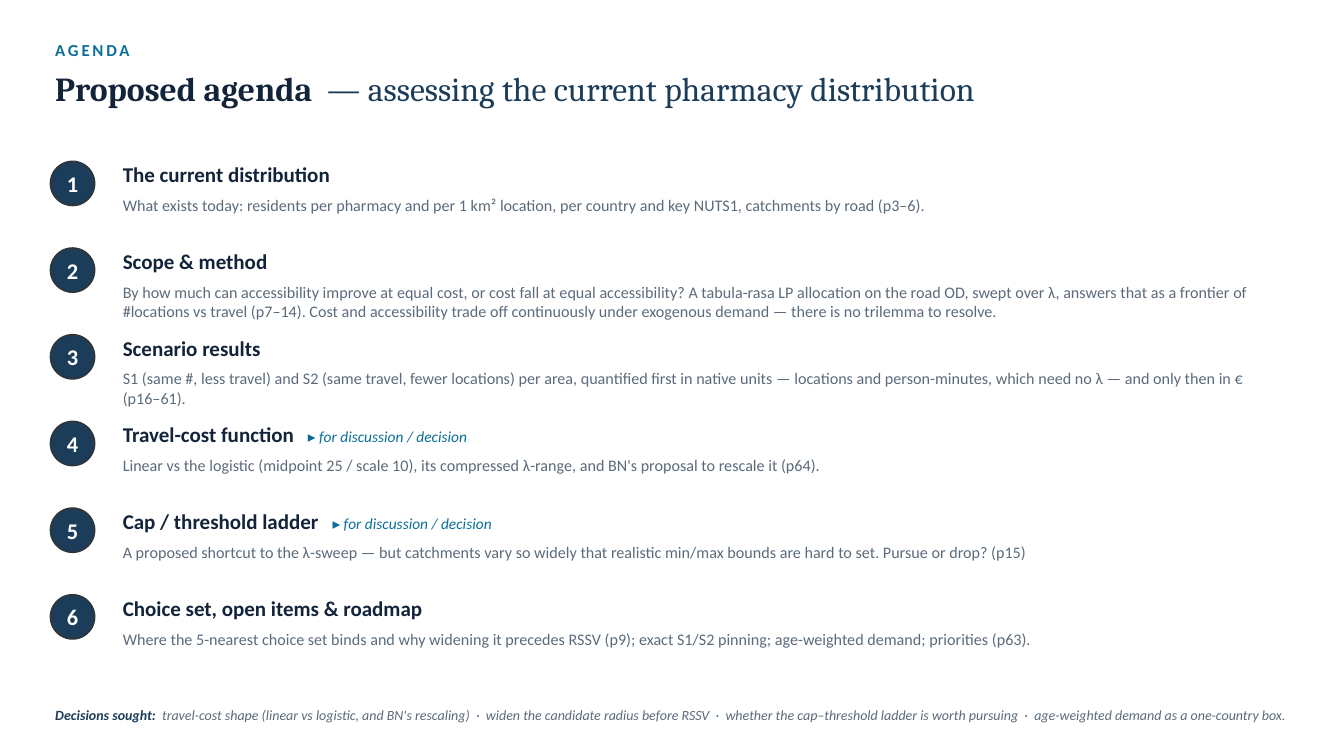
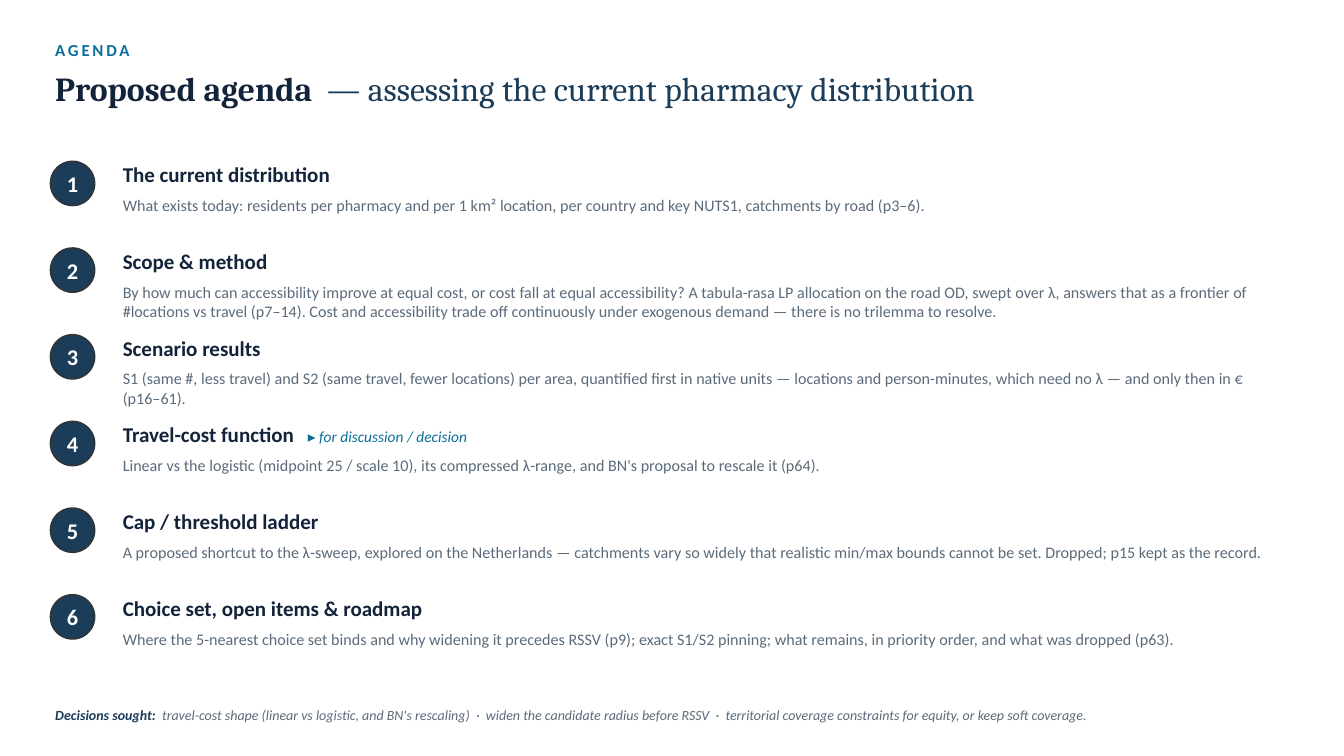
Before and after one commit to ObjectVision/NetworkModel_EU, a slide deck: slide 2 of doc/lambda_sweep5.pptx. Drawn at 1344x756 pixels with LibreOffice and Linux fonts; fonts in the diff are those of the drawing. Boxes give left, top, right and bottom in pixels: in the first picture for what was removed or moved away, otherwise in the second. Text is boxed around its words. In the diff, an @@ line names an element or a change of style, - is before the commit and + after.

```diff
--- a/doc/lambda_sweep5.pptx
+++ b/doc/lambda_sweep5.pptx
@@ text at [123, 514, 318, 533]: text changed; size 11 to 15 pt; text colour #0B6E99 to #12233A; bold on; italic off @@
-Cap / threshold ladder ▸ for discussion / decision
+Cap / threshold ladder
@@ text at [123, 547, 1261, 561]: text changed @@
-A proposed shortcut to the λ-sweep — but catchments vary so widely that realistic min/max bounds are hard to set. Pursue or drop? (p15)
+A proposed shortcut to the λ-sweep, explored on the Netherlands — catchments vary so widely that realistic min/max bounds cannot be set. Dropped; p15 kept as the record.
@@ text at [123, 633, 1174, 648]: text changed @@
-Where the 5-nearest choice set binds and why widening it precedes RSSV (p9); exact S1/S2 pinning; age-weighted demand; priorities (p63).
+Where the 5-nearest choice set binds and why widening it precedes RSSV (p9); exact S1/S2 pinning; what remains, in priority order, and what was dropped (p63).
@@ text at [55, 710, 1087, 723]: text changed @@
-Decisions sought: travel-cost shape (linear vs logistic, and BN's rescaling) · widen the candidate radius before RSSV · whether the cap–threshold ladder is worth pursuing · age-weighted demand as a one-country box.
+Decisions sought: travel-cost shape (linear vs logistic, and BN's rescaling) · widen the candidate radius before RSSV · territorial coverage constraints for equity, or keep soft coverage.
```
Also in this commit, not shown: 1 other slide changed, 2 other files.
